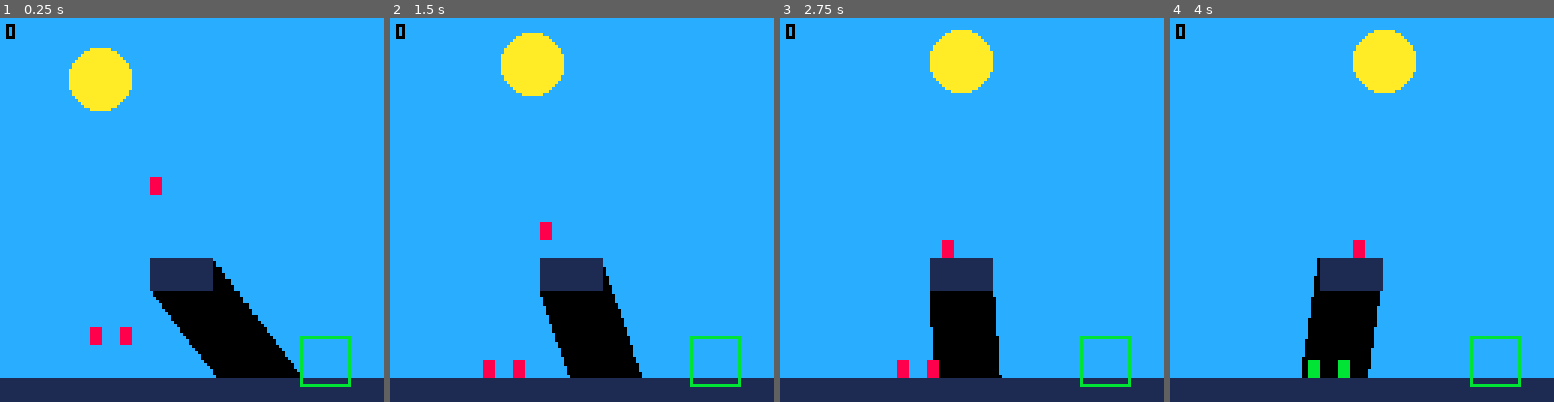
Above: before the commit, frames 1-4 (left to right).
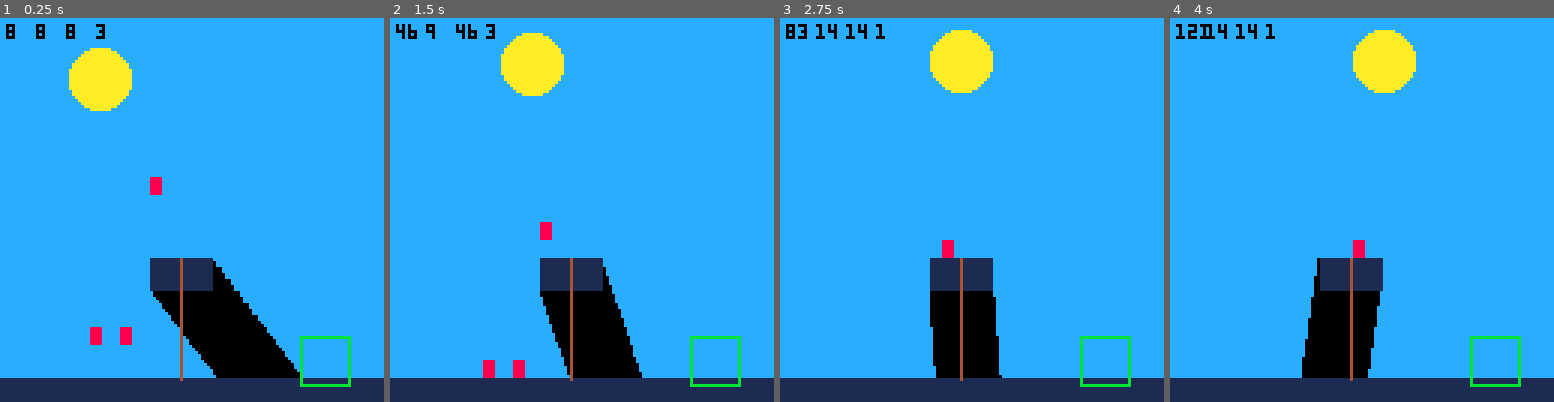
Above: after the commit, the same moments.

Repository: KyleNeubarth/GameStudio2019
Game: PICO-8 cartridge spf.p8
The game is run twice, just before and just after one commit, with the same random seed, the same clock (stepped at 60 frames per second) and the same inputs.
Inputs (mouse positions are in pixels of both pictures, inside the frame that each line leads up to):
- Up to frame 1 (0.25 s): no input
- Up to frame 2 (1.5 s): click (670, 121) at 0.67 s; click (436, 267) at 1.22 s
- Up to frame 3 (2.75 s): click (887, 114) at 1.77 s; click (952, 259) at 2.32 s
- Up to frame 4 (4 s): click (1404, 106) at 2.87 s; click (1465, 256) at 3.42 s; click (1231, 102) at 3.97 s

The runs differ from the first frame. In frame 1, 0.5% of the frame differs, in the area x 2-48%, y 1-95%; in frame 2, 0.6%; in frame 3, 0.9%; in frame 4, 1.0%, in the area x 1-48%, y 1-95%.

Commit message:
lkadslkfj

Diff:
--- a/spf.p8
+++ b/spf.p8
@@ -11,13 +11,15 @@
 numrects = 0
 numlines = 0
 numlemmings = 0
-numlevels = 0
+numladders = 0
 lines = {}
 rects = {}
 lemmings = {}
+ladders = {}
+
+//level stuff
+numlevels = 0
 levels = {}
-
-//level stuff
 activelevel = 0
 lemmingsalive = 0
 lemmingsneeded = 0
@@ -31,15 +33,12 @@
 function _init()
 	//enable mouse tracking
 	poke(0x5f2d, 1)
-	//addrect(50,80,20,10)
-	//addrect(100,50,120,128)
-	//addrect(8,50,28,128)
-	//addrect(0,120,128,128)
-	//addlemming(64,100)
 	addlevel(3,3, {100,106} , { {30,100},{40,100},{50,50} } )
 	addlevelrect(50,80,20,10)
 	addlevelrect(0,120,128,128)
 	loadlevel(1)
+
+	addladder(60,80,40)
 end
 
 function _update()
@@ -59,12 +58,20 @@
 	shadows()
 	drawrects()
 	detectshade()
+	drawladders()
 	drawlemmings()
 	drawsun()
 	color(11)
 	rect(winzone[1],winzone[2],winzone[1]+16,winzone[2]+16)
 	color(0)
-	print(lemmingswon,2,2)
+	print(lemmings[1].exposure,2,2)
+	print(lemmings[2].exposure,12,2)
+	print(lemmings[3].exposure,22,2)
+	print(numlemmings,32,2)
+	if lemmingswon >= lemmingsneeded then
+		color(10)
+		print("level complete!",64,64)
+	end
 end
 -->8
 --draw functions
@@ -73,6 +80,13 @@
 	color(10)
 	circfill(64 + 50*cos(sunangle),44 + 30*sin(sunangle),10)
 	//print(sunangle,0,0)
+end
+function drawladders()
+	color(4)
+	for i=1,numladders do
+		l = ladders[i]
+		line(l.x,l.y,l.x,l.y+l.h)
+	end
 end
 function drawrects()
 	color(1)
@@ -184,8 +198,8 @@
 			end
 			lemmings[i].y += dy
 		else
-			//hj = true + 1
 			//sideways collision
+
 			dx = lemmingv*( (lemmings[i].dir == "right") and 1 or -1)
 			nx = dx + ( (lemmings[i].dir == "right") and (lemmings[i].x + lemmingw) or lemmings[i].x - 1)
 
@@ -225,18 +239,31 @@
 				i-=1
 			end
 		end
+
+		//check exposure
+		if lemmings[i].exposure > 50 then
+			lemmingsalive-=1
+			removelemming(i)
+		end
 	end
 end
 function removelemming(i)
-	l = lemmings[i]
 	if numlemmings > 1 then
 		lemmings[i] = lemmings[numlemmings]
-	end
-	numlemmings-=1
+		numlemmings-=1
+	end
 end
 -->8
 --constructors/add functions
 
+function addladder(x,y,h)
+	newladder = {}
+	newladder.x = x
+	newladder.y = y
+	newladder.h = h
+	numladders+=1
+	ladders[numladders] = newladder
+end
 function addlemming(x,y)
 	newlemming = {}
 	newlemming.x = x
